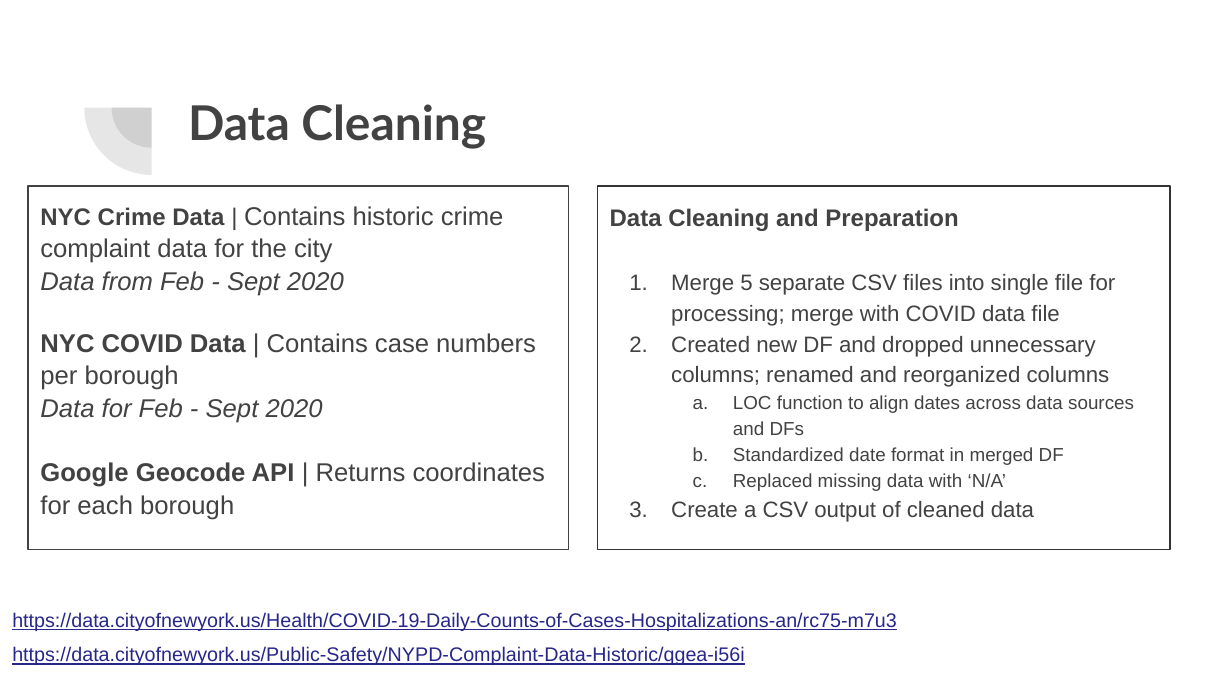
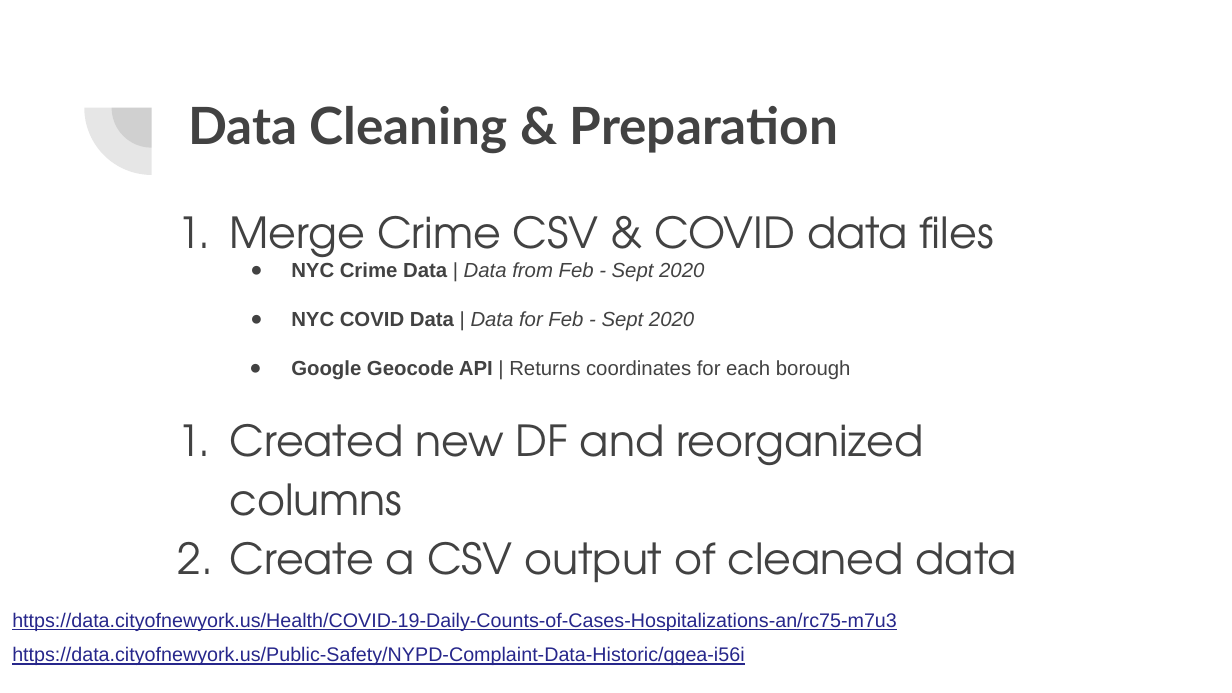
Before and after one commit to canamasc/Covid-Trends-VS-ATL-Crime, a slide deck: slide 3 of Crime Trends vs. Covid Trends.pptx. Drawn at 1232x693 pixels with LibreOffice and Linux fonts; fonts in the diff are those of the drawing. Boxes give left, top, right and bottom in pixels: in the first picture for what was removed or moved away, otherwise in the second. Text is boxed around its words. In the diff, an @@ line names an element or a change of style, - is before the commit and + after.

```diff
--- a/Crime Trends vs. Covid Trends.pptx
+++ b/Crime Trends vs. Covid Trends.pptx
@@ title at [188, 106, 838, 154]: text changed; size 28 to 30 pt @@
-Data Cleaning
+Data Cleaning & Preparation
@@ text removed at [28, 186, 569, 549] @@
-NYC Crime Data | Contains historic crime complaint data for the city
-Data from Feb - Sept 2020
-NYC COVID Data | Contains case numbers per borough
-Data for Feb - Sept 2020
-Google Geocode API | Returns coordinates for each borough
@@ text removed at [598, 186, 1170, 549] @@
-Data Cleaning and Preparation
-1. Merge 5 separate CSV files into single file for processing; merge with COVID data file
-2. Created new DF and dropped unnecessary columns; renamed and reorganized columns
-  a. LOC function to align dates across data sources and DFs
-  b. Standardized date format in merged DF
-  c. Replaced missing data with ‘N/A’
-3. Create a CSV output of cleaned data
@@ text added at [230, 216, 1017, 582], 11.9 pt, text #424242 @@
+1. Merge Crime CSV & COVID data files
+● NYC Crime Data | Data from Feb - Sept 2020
+● NYC COVID Data | Data for Feb - Sept 2020
+● Google Geocode API | Returns coordinates for each borough
+1. Created new DF and reorganized columns
+2. Create a CSV output of cleaned data
```
Also in this commit, not shown: 4 other slides changed.
